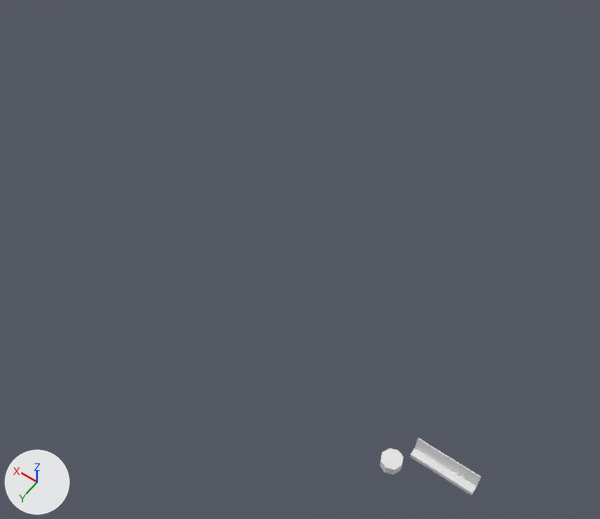
An edit to the Blender file Blender&Gimp/ChemicalReactor.blend, drawn before and after from the same camera.
Camera for both pictures: a 50 mm camera at (-0.45, 11.25, 13.47) aimed at (5.44, 3.0, 0.51). The axes (+X, +Y, +Z) are drawn at lower left. The lights are the same throughout.
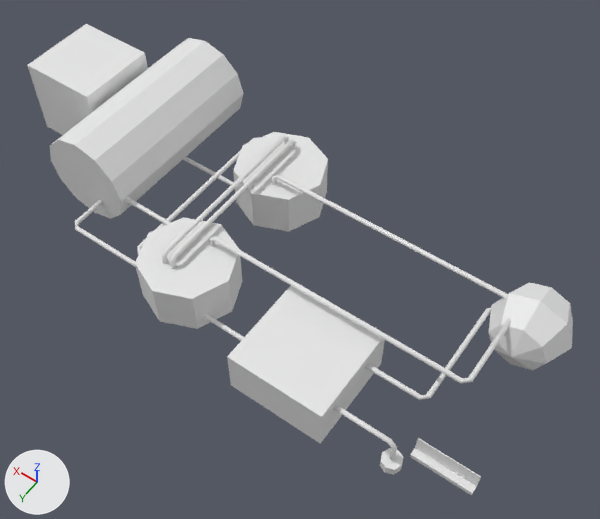
Commit message: Added more decoration to chemical reactor

Location of each change, [x1, y1, x2, y2] in pixels of the pictures (600 x 519 px):
'Sphere', added: after [27, 24, 573, 460]
'Cylinder.007', added: after [209, 236, 511, 384]
'Cylinder.006', added: after [272, 174, 507, 298]
'Cylinder.005', added: after [365, 308, 491, 400]
'Cylinder.008', added: after [170, 140, 297, 269]
'Cylinder.009', added: after [161, 136, 289, 264]
'Cylinder.012', added: after [137, 137, 261, 255]
'Cylinder.011', added: after [75, 200, 136, 267]
'Cylinder.014', added: after [126, 198, 172, 225]
'Cylinder.013', added: after [183, 157, 234, 186]
'Cylinder.010', added: after [204, 315, 244, 341]

Patch to the scene script:
```diff
--- a/Blender&Gimp/ChemicalReactor.blend.py
+++ b/Blender&Gimp/ChemicalReactor.blend.py
@@ me_cylinder_008 @@
+me_cylinder_008.from_pydata(...)  # 16 vertices, 8 faces; spans x 1.66..3.52, y -0.05..0.05, z -0.05..0.05
+me_cylinder_008.polygons.foreach_set('use_smooth', [True] * 8)
@@ me_cylinder_007 @@
+me_cylinder_007.from_pydata(...)  # 48 vertices, 41 faces; spans x -0.88..4.85, y -0.05..0.05, z -0.4..0.05
+me_cylinder_007.polygons.foreach_set('use_smooth', [True] * 41)
@@ me_cylinder_006 @@
+me_cylinder_006.from_pydata(...)  # 48 vertices, 42 faces; spans x -0.81..4.79, y -1.7..0.05, z -0.3..0.05
+me_cylinder_006.polygons.foreach_set('use_smooth', [True] * 42)
@@ me_sphere @@
+me_sphere.from_pydata(...)  # 138 vertices, 112 faces; spans x -1.0..14.8, y -1.0..1.5, z -4.8..2.2
@@ me_cylinder_004 @@
+me_cylinder_004.from_pydata(...)  # 40 vertices, 34 faces; spans x -0.1..1.4, y -3.45..-0.95, z 0.4..0.5
+me_cylinder_004.polygons.foreach_set('use_smooth', [True] * 34)
@@ me_cylinder_005 @@
+me_cylinder_005.from_pydata(...)  # 32 vertices, 25 faces; spans x -0.66..4.79, y -0.05..0.05, z -0.3..0.05
+me_cylinder_005.polygons.foreach_set('use_smooth', [True] * 25)
@@ me_cylinder_009 @@
+me_cylinder_009.from_pydata(...)  # 32 vertices, 25 faces; spans x 1.66..3.67, y -0.9..0.05, z -0.05..0.05
+me_cylinder_009.polygons.foreach_set('use_smooth', [True] * 25)
@@ ob_cylinder_010 @@
+ob_cylinder_010 = bpy.data.objects.new('Cylinder.010', me_cylinder_008)
+ob_cylinder_010.location = (3.06, 5.0, 0.25)
@@ ob_cylinder_008 @@
+ob_cylinder_008 = bpy.data.objects.new('Cylinder.008', me_cylinder_007)
+ob_cylinder_008.location = (7.06, 1.5, 1.25)
+ob_cylinder_008.rotation_euler = (0.0, 0.0, 1.571)  # degrees (0, 0, 90)
+ob_cylinder_008.scale = (0.7, 1.0, 1.0)
@@ ob_cylinder_007 @@
+ob_cylinder_007 = bpy.data.objects.new('Cylinder.007', me_cylinder_006)
+ob_cylinder_007.location = (2.06, 4.0, 1.25)
@@ ob_sphere @@
+ob_sphere = bpy.data.objects.new('Sphere', me_sphere)
+ob_sphere.location = (1.0, 2.0, 0.8)
+ob_sphere.rotation_euler = (1.571, 0.0, 0.0)  # degrees (90, 0, 0)
+ob_sphere.scale = (0.8, 0.8, 0.8)
@@ ob_cylinder_005 @@
+ob_cylinder_005 = bpy.data.objects.new('Cylinder.005', me_cylinder_004)
+ob_cylinder_005.location = (1.8, 5.4, 0.3)
@@ ob_cylinder_006 @@
+ob_cylinder_006 = bpy.data.objects.new('Cylinder.006', me_cylinder_005)
+ob_cylinder_006.location = (2.06, 2.0, 1.25)
@@ ob_cylinder_009 @@
+ob_cylinder_009 = bpy.data.objects.new('Cylinder.009', me_cylinder_007)
+ob_cylinder_009.location = (7.26, 1.5, 1.25)
+ob_cylinder_009.rotation_euler = (0.0, 0.0, 1.571)  # degrees (0, 0, 90)
+ob_cylinder_009.scale = (0.7, 1.0, 1.0)
@@ ob_cylinder_011 @@
+ob_cylinder_011 = bpy.data.objects.new('Cylinder.011', me_cylinder_009)
+ob_cylinder_011.location = (6.06, 5.0, 0.55)
@@ ob_cylinder_012 @@
+ob_cylinder_012 = bpy.data.objects.new('Cylinder.012', me_cylinder_007)
+ob_cylinder_012.location = (8.06, 1.5, 0.75)
+ob_cylinder_012.rotation_euler = (1.571, 0.0, 1.571)  # degrees (90, 0, 90)
+ob_cylinder_012.scale = (0.7, 1.0, 1.0)
@@ ob_cylinder_013 @@
+ob_cylinder_013 = bpy.data.objects.new('Cylinder.013', me_cylinder_008)
+ob_cylinder_013.location = (6.06, 2.0, 0.25)
@@ ob_cylinder_014 @@
+ob_cylinder_014 = bpy.data.objects.new('Cylinder.014', me_cylinder_008)
+ob_cylinder_014.location = (6.06, 4.0, 0.85)
```
